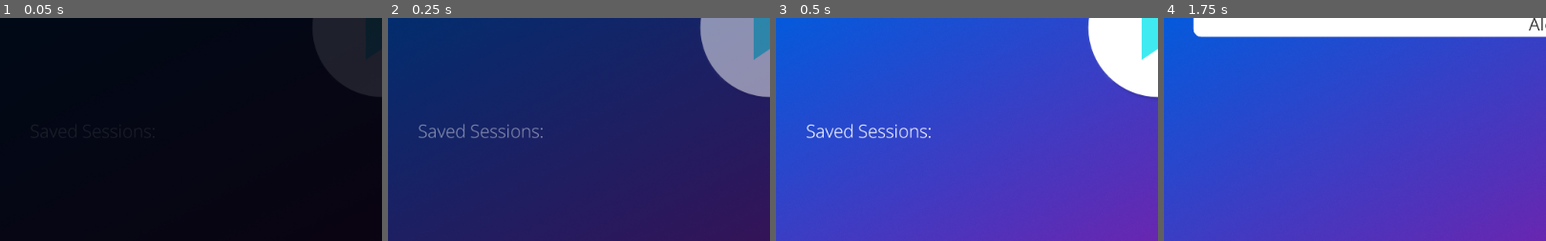
Above: before the commit, frames 1-4 (left to right).
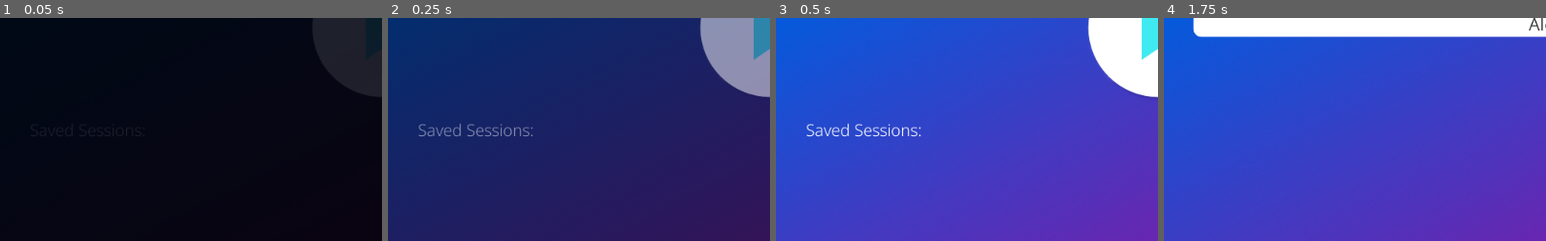
Above: after the commit, the same moments.

Repository: albaileyapps/classroom-tasking
Game: Godot game, scene res://main.tscn
Same seed, same stepped clock (60 frames per second), same inputs: the game is played once before the commit and once after it.
Inputs (mouse positions are % of the whole screen's width and height, from its top left):
- Up to frame 1 (0.05 s): no input
- Up to frame 2 (0.25 s): no input
- Up to frame 3 (0.5 s): no input
- Up to frame 4 (1.75 s): click (50, 41) at 0.5 s; click (50, 40) at 1.27 s; type "Alex" at 1.35 s
The pictures show only the part of the screen within x 0-50%, y 39-89%; the shares and areas given below are measured in that part.

The runs differ from the first frame. In frame 2, 0.9% of the frame differs, in the area x 8-41%, y 47-54%; in frame 3, 1.1%; in frame 4, nothing differs.

Commit message:
Delete Saved Sessions
SavedSessionListItem delete button connects to main menu where the session is deleted

Diff:
--- a/components/SavedSessionListItem.gd
+++ b/components/SavedSessionListItem.gd
@@ -1,8 +1,8 @@
 extends HBoxContainer
 
 onready var start_session_button  = $StartSessionButton
-signal session_selected(p_id)
-signal session_deleted(p_session_item)
+signal session_select(p_id)
+signal session_delete(p_session_item)
 
 var id: String
 var title: String
@@ -16,8 +16,8 @@
 	title = p_title
 
 func _on_StartSessionButton_pressed():
-	emit_signal("session_selected", id)
+	emit_signal("session_select", id)
 
 
 func _on_DeleteButton_pressed():
-	emit_signal("session_deleted", self)
+	emit_signal("session_delete", self)
--- a/resources/session.gd
+++ b/resources/session.gd
@@ -16,6 +16,7 @@
 
 
 func setup():
+	print("session setup")
 	tasks.setup()
 	teams.setup()
 	tasks.connect("changed", self, "save")
--- a/resources/tasks.gd
+++ b/resources/tasks.gd
@@ -32,5 +32,5 @@
 	duplicate_tasks.list = []
 	for task in list:
 		if task.is_selected:
-			duplicate_tasks.add_task(task.duplicate())
+			duplicate_tasks.list.append(task.duplicate())
 	return duplicate_tasks
--- a/resources/team.gd
+++ b/resources/team.gd
@@ -8,7 +8,6 @@
 
 #overriding _init must have default values set for all args for ResourceSaver/Loader to work properly
 func _init(p_id = "", p_name = "", p_score = 0, p_date_created = 0):
-	print("init team")
 	id = p_id
 	team_name = p_name
 	score = p_score
--- a/scenes/GameScene.gd
+++ b/scenes/GameScene.gd
@@ -25,7 +25,6 @@
 
 #call this before adding to scene
 func setup(p_session):
-	print("gamescene setup")
 	session = p_session
 
 func setup_button_grid(p_selected_tasks):
--- a/scenes/MainMenu.gd
+++ b/scenes/MainMenu.gd
@@ -33,6 +33,7 @@
 	var session = Session.new(Utils.id(), p_title, 0, tasks_default.duplicate_selected(), Teams.new())
 	session.setup()
 	session.save()
+	add_saved_session_button(session)
 	start_game_scene(session)
 
 
@@ -70,11 +71,17 @@
 func add_saved_session_button(p_session: Session):
 	var btn = saved_session_list_item.instance()
 	btn.setup(p_session.id, p_session.title)
-	btn.connect("session_selected", self, "_on_saved_session_selected")
+	btn.connect("session_select", self, "_on_saved_session_select")
+	btn.connect("session_delete", self, "_on_saved_session_delete")
 	saved_session_list.add_child(btn)
 
-func _on_saved_session_selected(p_id: String):
+func _on_saved_session_select(p_id: String):
 	var session = ResourceLoader.load(Consts.SESSION_SAVE_FILE % p_id)
 	if session is Session:
 		session.setup()
 		start_game_scene(session)
+
+func _on_saved_session_delete(p_btn):
+	var dir = Directory.new()
+	dir.remove(Consts.SESSION_SAVE_FILE % p_btn.id)
+	saved_session_list.remove_child(p_btn)
--- a/scenes/MainMenu.tscn
+++ b/scenes/MainMenu.tscn
@@ -8,6 +8,7 @@
 [ext_resource path="res://assets/img/btn-main-start.png" type="Texture" id=6]
 [ext_resource path="res://assets/img/btn-main-start-hover.png" type="Texture" id=7]
 [ext_resource path="res://assets/img/btn-main-start-pressed.png" type="Texture" id=8]
+[ext_resource path="res://themes/small_font.tres" type="DynamicFont" id=9]
 
 [node name="MainMenu" instance=ExtResource( 2 )]
 script = ExtResource( 1 )
@@ -61,16 +62,17 @@
 [node name="Label" type="Label" parent="CanvasLayer/Control/VBoxContainer" index="3"]
 margin_top = 327.0
 margin_right = 944.0
-margin_bottom = 361.0
+margin_bottom = 358.0
+custom_fonts/font = ExtResource( 9 )
 text = "Saved Sessions:"
 
 [node name="ScrollContainer" type="ScrollContainer" parent="CanvasLayer/Control/VBoxContainer" index="4"]
-margin_top = 371.0
+margin_top = 368.0
 margin_right = 944.0
 margin_bottom = 520.0
 size_flags_vertical = 3
 
-[node name="SavedSessionList" type="VBoxContainer" parent="CanvasLayer/Control/VBoxContainer/ScrollContainer" index="2"]
+[node name="SavedSessionList" type="VBoxContainer" parent="CanvasLayer/Control/VBoxContainer/ScrollContainer" index="0"]
 margin_right = 944.0
 size_flags_horizontal = 3
 
--- a/SessionSetup.gd
+++ b/scenes/SessionSetup.gd
@@ -9,6 +9,7 @@
 	var title = session_title_line_edit.text
 	if title.length() > 0:
 		emit_signal("start_session", title)
+		fade_out_and_remove(1.0, FADE_DURATION)
 
 
 func _on_CancelButton_pressed():
--- a/scenes/SessionSetup.tscn
+++ b/scenes/SessionSetup.tscn
@@ -1,7 +1,7 @@
 [gd_scene load_steps=4 format=2]
 
 [ext_resource path="res://scenes/SceneBase.tscn" type="PackedScene" id=1]
-[ext_resource path="res://SessionSetup.gd" type="Script" id=2]
+[ext_resource path="res://scenes/SessionSetup.gd" type="Script" id=2]
 [ext_resource path="res://themes/large_font.tres" type="DynamicFont" id=3]
 
 [node name="SessionSetup" instance=ExtResource( 1 )]
Not shown: 1 places in scenes/MainMenu.tscn that only renumber resources
